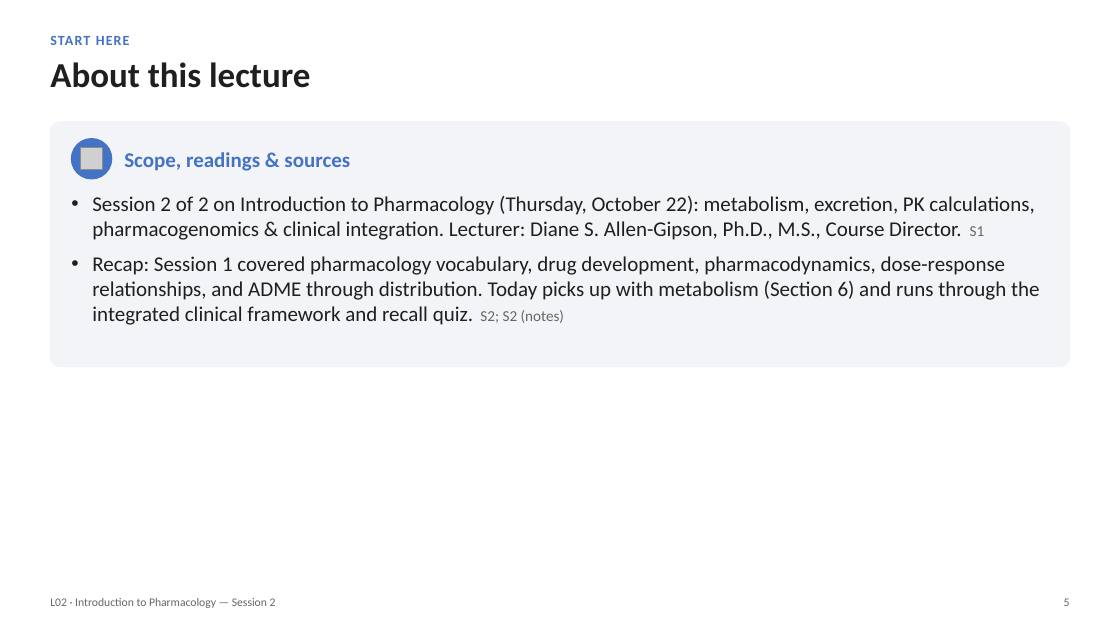
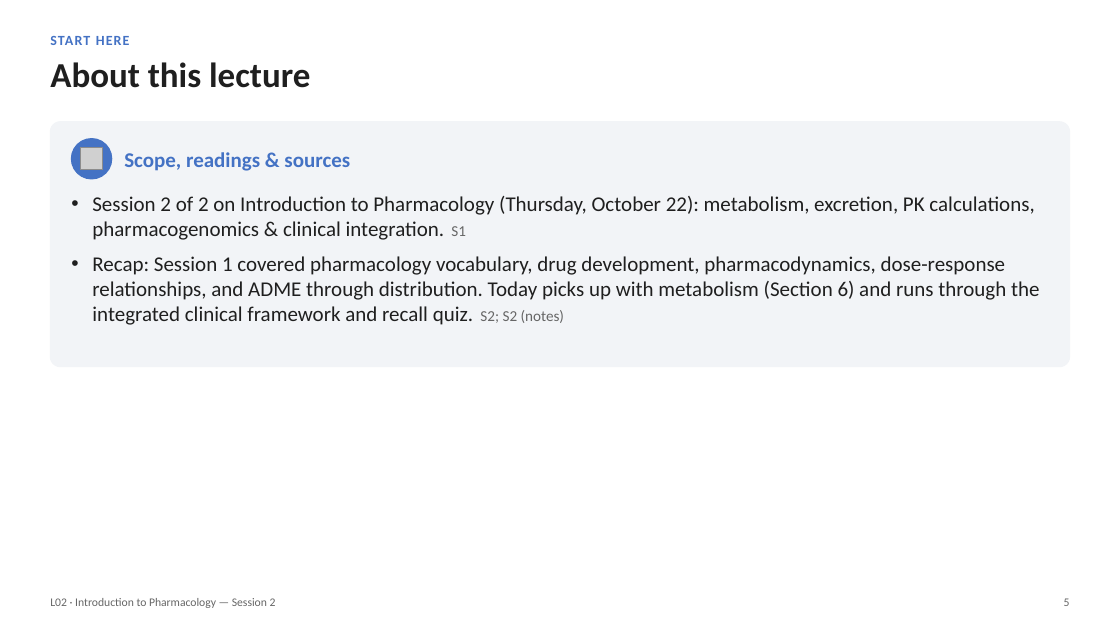
Before and after one commit to bishwokrit/DPAS-Pharm, a slide deck: slide 5 of docs/L02/L02_Unit_1_Introduction_to_Pharmacology_Session_2_study_deck.pptx. Drawn at 1120x630 pixels with LibreOffice and Linux fonts; fonts in the diff are those of the drawing; grey boxes stand for pictures. Boxes give left, top, right and bottom in pixels: in the first picture for what was removed or moved away, otherwise in the second. Text is boxed around its words. In the diff, an @@ line names an element or a change of style, - is before the commit and + after.

```diff
--- a/docs/L02/L02_Unit_1_Introduction_to_Pharmacology_Session_2_study_deck.pptx
+++ b/docs/L02/L02_Unit_1_Introduction_to_Pharmacology_Session_2_study_deck.pptx
@@ text at bbox=[92, 196, 1034, 240]: text changed @@
-• Session 2 of 2 on Introduction to Pharmacology (Thursday, October 22): metabolism, excretion, PK calculations, pharmacogenomics & clinical integration. Lecturer: Diane S. Allen-Gipson, Ph.D., M.S., Course Director. S1
+• Session 2 of 2 on Introduction to Pharmacology (Thursday, October 22): metabolism, excretion, PK calculations, pharmacogenomics & clinical integration. S1
```
Also in this commit, not shown: 29 other files.
